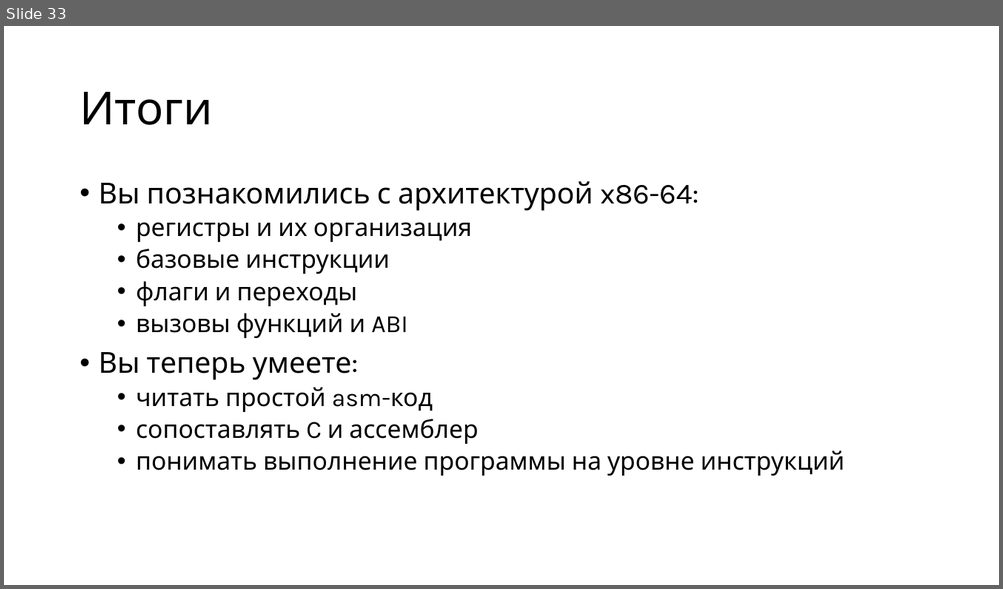
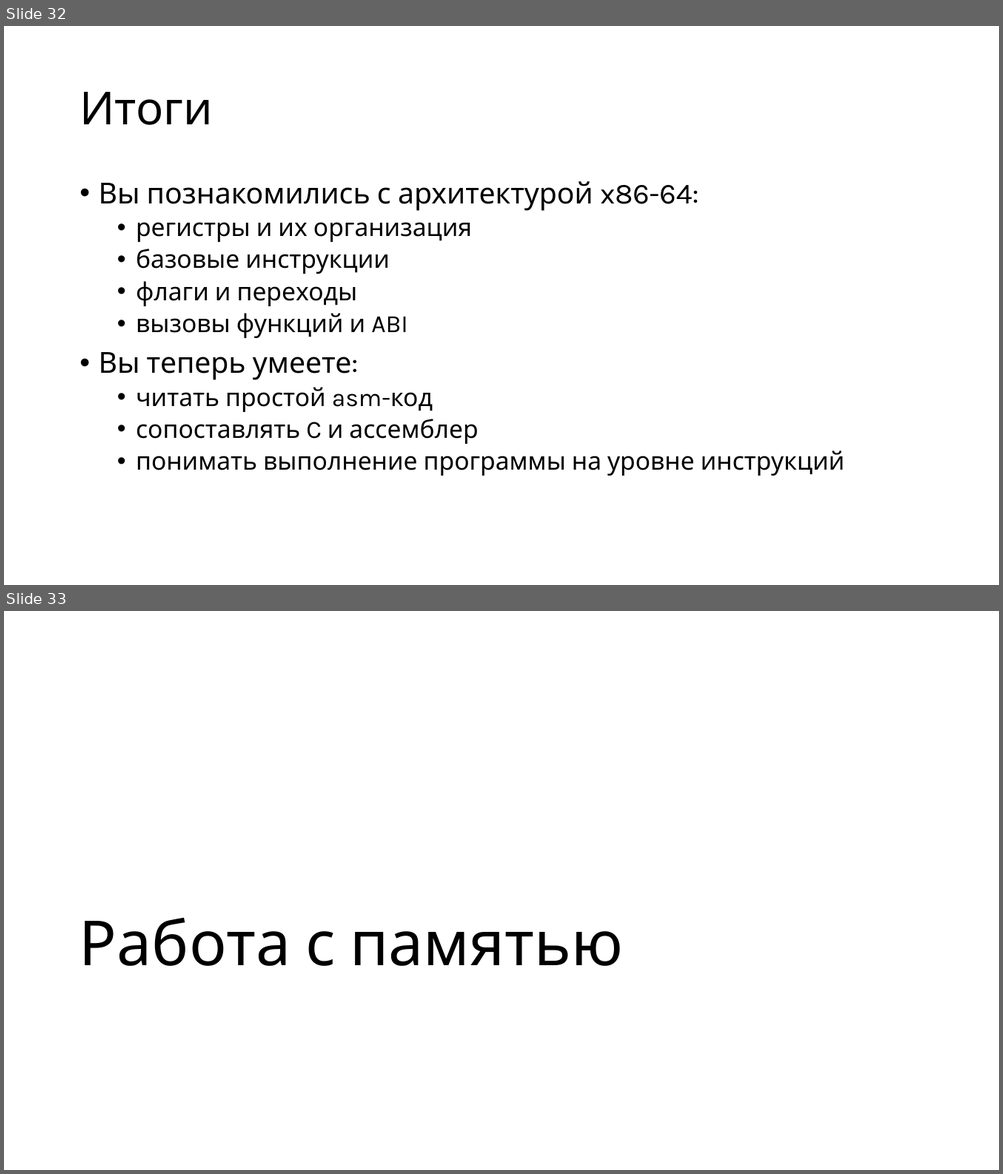
Before and after one commit to alexey-malov/mpp, a slide deck: lectures/13/Intel x86-64 Assembly.pptx. Shown one above the other, each under a label of ours: slide 33 before the commit, slides 32 and 33 after it. The pictures are 1003x589 and 1003x1174 pixels, drawn with LibreOffice and Linux fonts; fonts in the diff are those of the drawing. Boxes give left, top, right and bottom in pixels: in the first picture for what was removed or moved away, otherwise in the second. Text is boxed around its words. In the diff, an @@ line names an element or a change of style, - is before the commit and + after.

```diff
--- a/lectures/13/Intel x86-64 Assembly.pptx
+++ b/lectures/13/Intel x86-64 Assembly.pptx
@@ slide 33 added at bbox=[4, 611, 999, 1170], background #FFFFFF @@
@@ title added at bbox=[79, 917, 623, 966], 60 pt, text #000000 @@
+Работа с памятью
@@ what was slide 33 is now slide 32 @@
```
Also in this commit, not shown: 45 other slides added, 1 slide removed, 2 other files.
